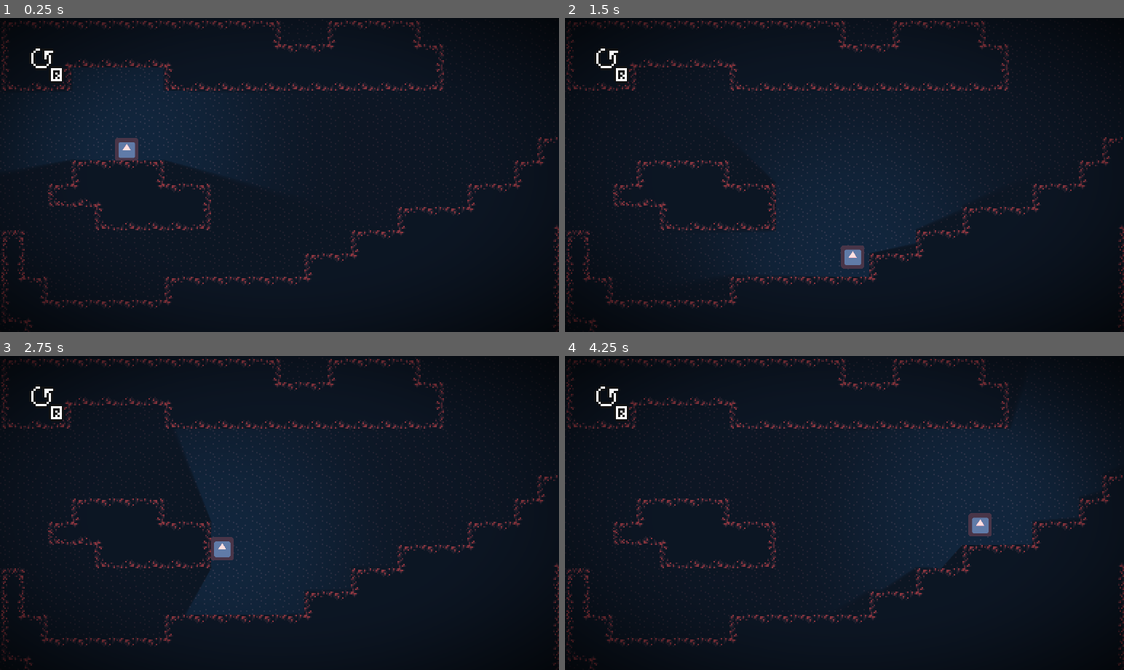
Above: before the commit, frames 1-4 (two rows, left to right).
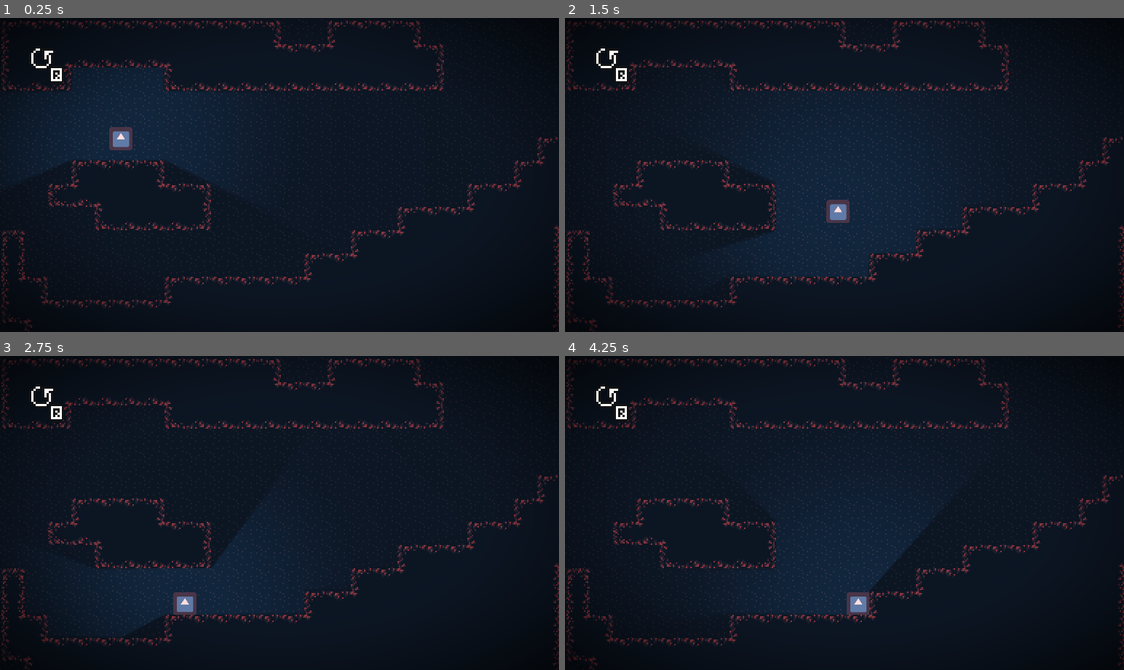
Above: after the commit, the same moments.

Repository: Fantasu/DoubleTroubleRep
Game: Godot game, scene res://scenes/master.tscn
Two runs of this game, one before a commit and one after it. Both use one fixed random seed, a clock stepped at 60 frames per second and the inputs below. The engine's default icon, where the game draws it, is replaced by a stand-in: a white triangle on a blue panel in a dark square.
Inputs:
- Up to frame 1 (0.25 s): no input
- Up to frame 2 (1.5 s): hold Up (ui_up) 0.53-1.28 s; hold Right (ui_right) from 0.53 s (still down); tap Up (ui_up) at 1.35 s
- Up to frame 3 (2.75 s): tap Up (ui_up) at 1.52, 1.82 s; release Right (ui_right) at 2.03 s; hold Left (ui_left) from 2.03 s (still down); hold Up (ui_up) from 2.03 s (still down)
- Up to frame 4 (4.25 s): release Left (ui_left) at 2.78 s; release Up (ui_up) at 2.78 s; hold Right (ui_right) from 2.78 s (still down); tap Up (ui_up) at 2.85, 3.02, 3.32 s; hold Up (ui_up) from 3.53 s (still down)

The runs differ from the first frame. In frame 1, 0.4% of the frame differs, in the area x 10-35%, y 34-49%; in frame 2, 0.6%; in frame 3, 1.8%; in frame 4, 2.6%, in the area x 39-87%, y 30-83%.

Commit message:
basic movement

Diff:
--- /dev/null
+++ b/enemy_project/scenes/hero/hero.tscn
@@ -0,0 +1,27 @@
+[gd_scene load_steps=5 format=2]
+
+[ext_resource path="res://scripts/hero/hero.gd" type="Script" id=1]
+[ext_resource path="res://assets/sprites/light.png" type="Texture" id=2]
+[ext_resource path="res://icon.png" type="Texture" id=3]
+
+[sub_resource type="RectangleShape2D" id=45]
+extents = Vector2( 7.5, 7.5 )
+
+[node name="Hero" type="KinematicBody2D"]
+script = ExtResource( 1 )
+
+[node name="Light2D" type="Light2D" parent="."]
+texture = ExtResource( 2 )
+texture_scale = 0.85
+energy = 0.6
+shadow_enabled = true
+shadow_color = Color( 0, 0, 0, 0.0470588 )
+shadow_filter = 2
+shadow_filter_smooth = 10.0
+
+[node name="Sprite" type="Sprite" parent="."]
+scale = Vector2( 0.25, 0.25 )
+texture = ExtResource( 3 )
+
+[node name="CollisionShape2D" type="CollisionShape2D" parent="."]
+shape = SubResource( 45 )
--- a/enemy_project/scenes/master.tscn
+++ b/enemy_project/scenes/master.tscn
@@ -5,7 +5,7 @@
 [ext_resource path="res://scenes/camera/camera.tscn" type="PackedScene" id=3]
 [ext_resource path="res://scripts/levels/master.gd" type="Script" id=4]
 [ext_resource path="res://assets/sprites/icon_reset.png" type="Texture" id=5]
-[ext_resource path="res://scenes/player/player.tscn" type="PackedScene" id=6]
+[ext_resource path="res://scenes/hero/hero.tscn" type="PackedScene" id=6]
 [ext_resource path="res://assets/sprites/tilemaps/background1.png" type="Texture" id=7]
 
 [sub_resource type="TileSet" id=47]
@@ -578,14 +578,14 @@
 [node name="Master" type="Node2D"]
 script = ExtResource( 4 )
 
-[node name="Player" parent="." instance=ExtResource( 6 )]
-position = Vector2( 86, 73 )
-
 [node name="ShakeCamera" parent="." instance=ExtResource( 3 )]
 position = Vector2( 191, 106 )
 current = true
 smoothing_enabled = true
 smoothing_speed = 6.0
+
+[node name="Hero" parent="." instance=ExtResource( 6 )]
+position = Vector2( 82, 71 )
 
 [node name="Background" type="TileMap" parent="."]
 z_index = -10
--- a/enemy_project/scenes/player/player.tscn
+++ /dev/null
@@ -1,44 +0,0 @@
-[gd_scene load_steps=9 format=2]
-
-[ext_resource path="res://icon.png" type="Texture" id=1]
-[ext_resource path="res://scripts/player/player.gd" type="Script" id=2]
-[ext_resource path="res://scripts/states/state_machine.gd" type="Script" id=3]
-[ext_resource path="res://scripts/player/states/move_state_player.gd" type="Script" id=4]
-[ext_resource path="res://scripts/player/states/stand_state_player.gd" type="Script" id=5]
-[ext_resource path="res://scripts/player/states/air_state_player.gd" type="Script" id=6]
-[ext_resource path="res://assets/sprites/light.png" type="Texture" id=7]
-
-[sub_resource type="RectangleShape2D" id=45]
-extents = Vector2( 7.5, 7.5 )
-
-[node name="Player" type="KinematicBody2D"]
-script = ExtResource( 2 )
-
-[node name="Light2D" type="Light2D" parent="."]
-texture = ExtResource( 7 )
-texture_scale = 0.85
-energy = 0.6
-shadow_enabled = true
-shadow_color = Color( 0, 0, 0, 0.0470588 )
-shadow_filter = 2
-shadow_filter_smooth = 10.0
-
-[node name="Sprite" type="Sprite" parent="."]
-scale = Vector2( 0.25, 0.25 )
-texture = ExtResource( 1 )
-
-[node name="CollisionShape2D" type="CollisionShape2D" parent="."]
-shape = SubResource( 45 )
-
-[node name="StateMachine" type="Node" parent="."]
-script = ExtResource( 3 )
-actual_state = "move"
-
-[node name="Air" type="Node" parent="StateMachine"]
-script = ExtResource( 6 )
-
-[node name="Move" type="Node" parent="StateMachine"]
-script = ExtResource( 4 )
-
-[node name="Stand" type="Node" parent="StateMachine"]
-script = ExtResource( 5 )
--- /dev/null
+++ b/enemy_project/scripts/hero/hero.gd
@@ -0,0 +1,98 @@
+extends KinematicBody2D
+
+enum {STATE_MOVE, STATE_STAND, STATE_AIR}
+
+var max_velocity = 8 * 16
+var accel_time = 0.25
+var fric_time = 0.20
+var gravity = 5
+var jump_force = 100
+var buffering_time = 0.25
+var coyte_time = 0.10
+
+onready var _accel = max_velocity / (accel_time * 60) #fps
+onready var _fric = max_velocity / (fric_time * 60) #fps
+onready var _default_buffering_time = buffering_time
+onready var _default_coyte_time = coyte_time
+var _actual_state = STATE_STAND
+var _velocity := Vector2.ZERO
+var _direction := 0.0
+var _jump_pressed : bool = false
+var _was_jumped : bool = false
+
+func _physics_process(delta):
+	_direction = _get_direction()
+
+	match _actual_state:
+		STATE_STAND:
+
+			_velocity.x = max(abs(_velocity.x) - _fric, 0.0) * sign(_velocity.x)
+
+			if _direction != 0:
+				_actual_state = STATE_MOVE
+
+			if Input.is_action_just_pressed("ui_up") and is_on_floor():
+				jump()
+
+			if not is_on_floor():
+				_actual_state = STATE_AIR
+
+
+		STATE_MOVE:
+
+			if _direction != 0.0:
+				_velocity.x += _accel * _direction
+				_velocity.x = clamp(_velocity.x, -max_velocity, max_velocity)
+
+			else:
+				_actual_state = STATE_STAND
+
+			if Input.is_action_just_pressed("ui_up") and is_on_floor():
+				jump()
+
+			if not is_on_floor():
+				_actual_state = STATE_AIR
+
+		STATE_AIR:
+
+			if _direction != 0.0:
+				_velocity.x += _accel * _direction
+				_velocity.x = clamp(_velocity.x, -max_velocity, max_velocity)
+
+			else:
+				_velocity.x = max(abs(_velocity.x) - _fric, 0.0) * sign(_velocity.x)
+
+			if Input.is_action_just_pressed("ui_up") and _was_jumped:
+				_jump_pressed = true
+
+			elif Input.is_action_just_pressed("ui_up") and coyte_time > 0 and not _was_jumped:
+				jump()
+
+
+			coyte_time -= delta
+
+			if _jump_pressed:
+				buffering_time -= delta
+
+
+			if is_on_floor():
+				if _jump_pressed and buffering_time > 0:
+					jump()
+				_jump_pressed = false
+				_was_jumped = false
+				coyte_time = _default_coyte_time
+				buffering_time = _default_buffering_time
+				_actual_state = STATE_STAND
+
+	_velocity.y += gravity
+
+	_velocity = move_and_slide(_velocity, Vector2.UP)
+
+
+func _get_direction() -> float:
+	return sign(Input.get_action_strength("ui_right") - Input.get_action_strength("ui_left"))
+
+
+func jump():
+	_velocity.y = -jump_force
+	_was_jumped = true
--- a/enemy_project/scripts/player/player.gd
+++ /dev/null
@@ -1,46 +0,0 @@
-extends KinematicBody2D
-
-const TILE_SIZE = 16
-
-export (float) var max_horizontal_ground_velocity := 8.0 * TILE_SIZE
-export (float) var ground_accel_time := 0.25
-export (float) var ground_fric_time := 0.20
-export (float) var ground_turn_time := 0.25
-
-export (float) var max_horizontal_air_velocity := 8.75 * TILE_SIZE
-export (float) var air_accel_time := 0.30
-export (float) var air_fric_time := 0.25
-export (float) var air_fric_time_no_walk := 1.25
-export (float) var air_turn_time := 0.4
-
-export (float) var time_to_jump_rise := 0.95
-export (float) var time_to_jump_fall := 0.65
-
-export (float) var jump_buffering_timer := 0.10 #perfect
-export (float) var coyote_limit := 0.10 #perfect
-
-var max_jump_height := 2.4 * TILE_SIZE
-var min_jump_height := 0.6 * TILE_SIZE
-
-var _direction := 0.0
-var _velocity := Vector2.ZERO
-var _coyote_timer := 0.0
-var _was_jumped := false
-var _was_buffering_pressed := false
-
-onready var _min_time_to_rise : float = (min_jump_height * time_to_jump_rise)/max_jump_height
-onready var _gravity_rising : float = 2 * max_jump_height/pow((time_to_jump_rise/2), 2)
-onready var _gravity_falling : float = 2 * max_jump_height/pow((time_to_jump_fall/2), 2)
-onready var _default_buffering_timer : float = jump_buffering_timer
-onready var _max_jump_velocity : float = sqrt(2 * _gravity_rising * max_jump_height)
-onready var _min_jump_velocity : float = sqrt(2 * _gravity_rising * min_jump_height)
-
-
-func jump() -> void:
-	_velocity.y = _max_jump_velocity * -1
-	_coyote_timer = 0
-	_was_jumped = true
-
-
-func get_direction():
-	return sign(Input.get_action_strength("ui_right") - Input.get_action_strength("ui_left"))
Renamed: enemy_project/scripts/player/states/air_state_player.gd -> enemy_project/scripts/hero/states/air_state_player.gd
Renamed: enemy_project/scripts/player/states/move_state_player.gd -> enemy_project/scripts/hero/states/move_state_player.gd
Renamed: enemy_project/scripts/player/states/stand_state_player.gd -> enemy_project/scripts/hero/states/stand_state_player.gd
